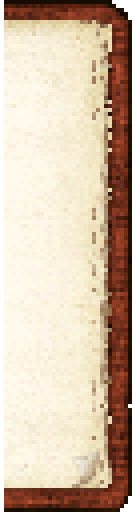
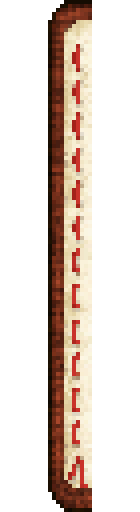
Layer changes from the first 140×512 image to the second:
hid "book_right" over [4, 0, 132, 512]
renamed "book_left" to "图层 1", showed it, painted on it over [8, 0, 132, 512]
